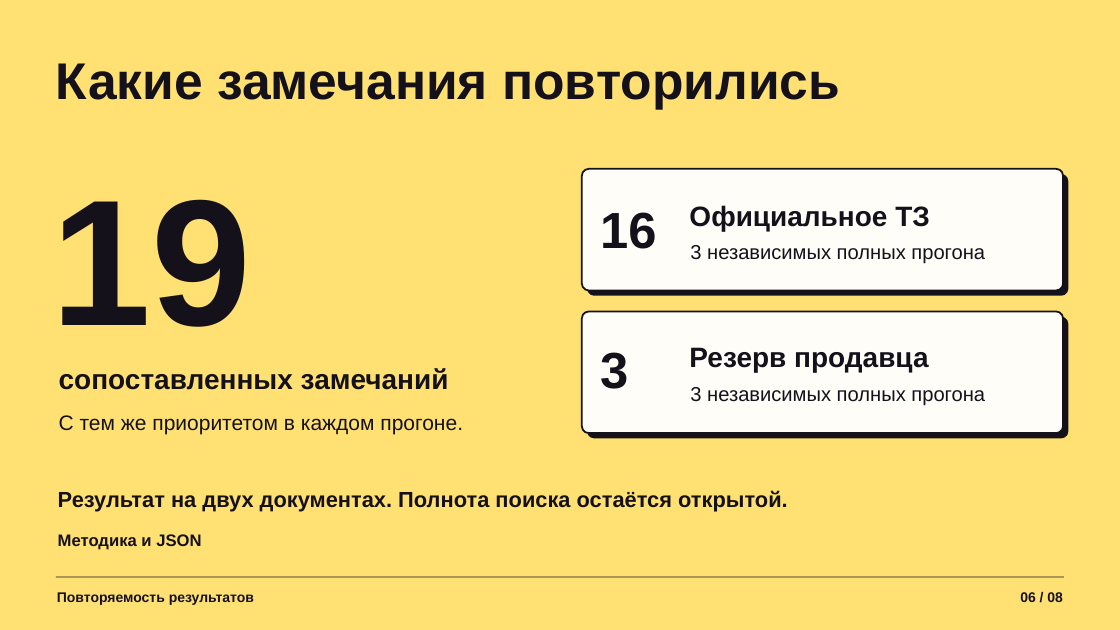
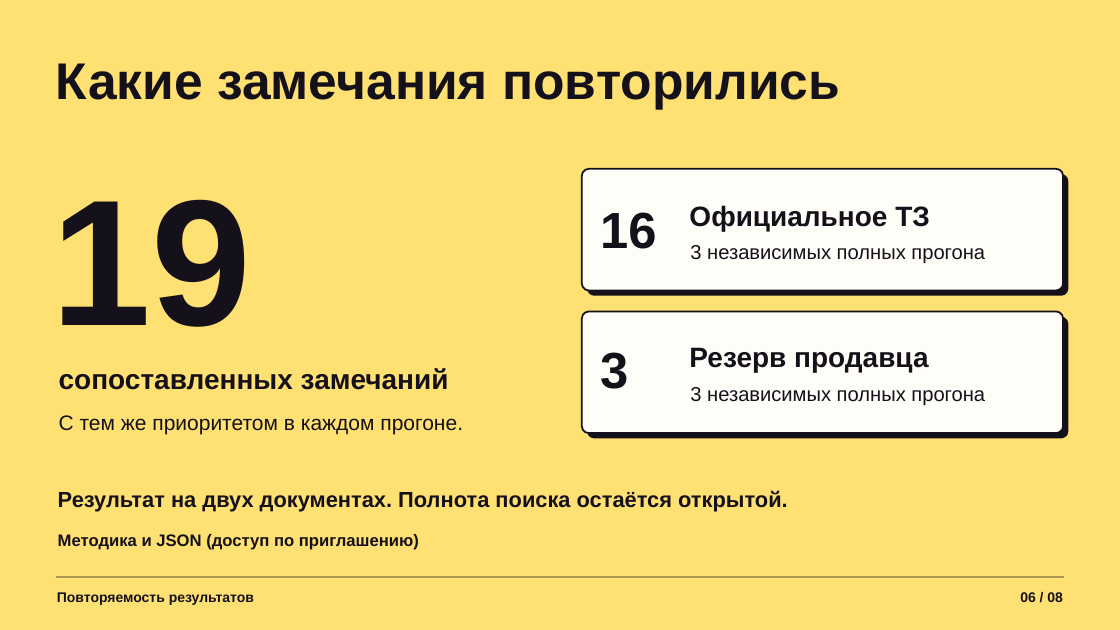
Before and after one commit to gojosatorukz/bcc-requirements-reviewer, a slide deck: slide 6 of presentation/bcc-pitch.pptx. Drawn at 1120x630 pixels with LibreOffice and Linux fonts; fonts in the diff are those of the drawing. Boxes give left, top, right and bottom in pixels: in the first picture for what was removed or moved away, otherwise in the second. Text is boxed around its words. In the diff, an @@ line names an element or a change of style, - is before the commit and + after.

```diff
--- a/presentation/bcc-pitch.pptx
+++ b/presentation/bcc-pitch.pptx
@@ text at box(58, 534, 419, 550): text changed @@
-Методика и JSON
+Методика и JSON (доступ по приглашению)
```
Also in this commit, not shown: 2 other slides changed, 1 slide added, 1 slide removed.
